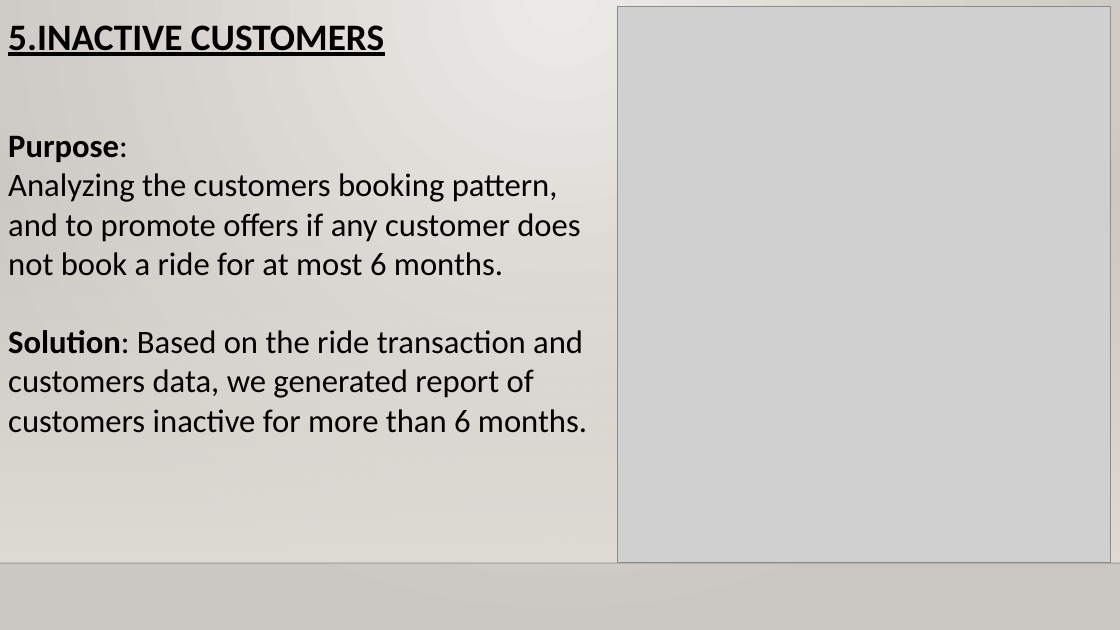
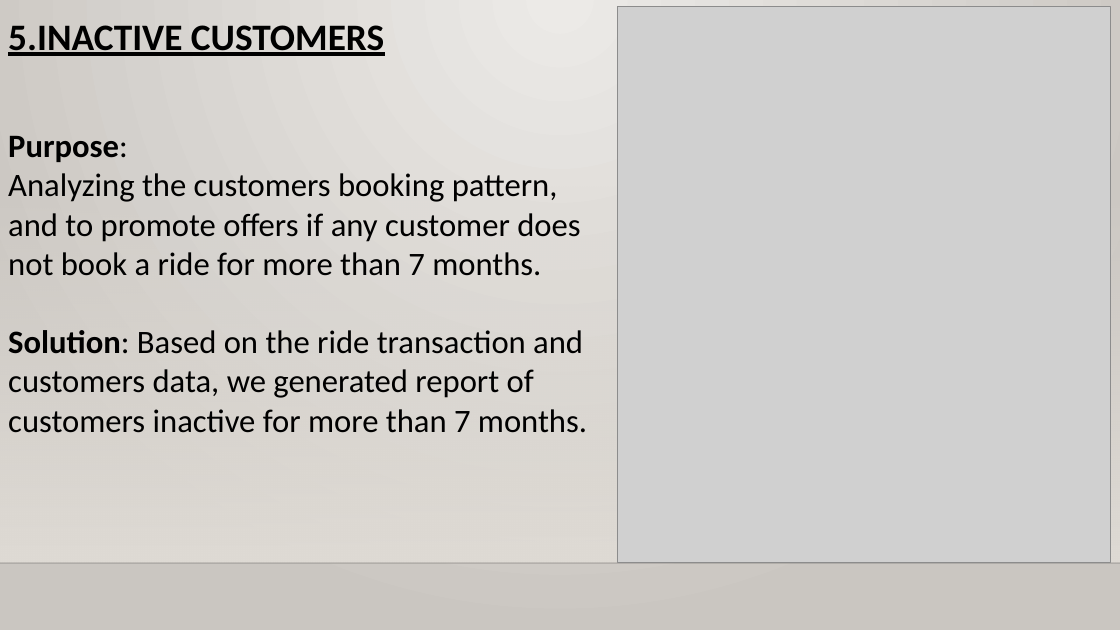
Before and after one commit to rumijha/car-rental-database-management, a slide deck: slide 11 of Reports and PPT/PPT.pptx. Drawn at 1120x630 pixels with LibreOffice and Linux fonts; fonts in the diff are those of the drawing; grey boxes stand for pictures; background and template pictures are left out. Boxes give left, top, right and bottom in pixels: in the first picture for what was removed or moved away, otherwise in the second. Text is boxed around its words. In the diff, an @@ line names an element or a change of style, - is before the commit and + after.

```diff
--- a/Reports and PPT/PPT.pptx
+++ b/Reports and PPT/PPT.pptx
@@ text at (8, 173, 587, 433): text changed @@
-Analyzing the customers booking pattern, and to promote offers if any customer does not book a ride for at most 6 months.
-Solution: Based on the ride transaction and customers data, we generated report of customers inactive for more than 6 months.
+Analyzing the customers booking pattern, and to promote offers if any customer does not book a ride for more than 7 months.
+Solution: Based on the ride transaction and customers data, we generated report of customers inactive for more than 7 months.
```
